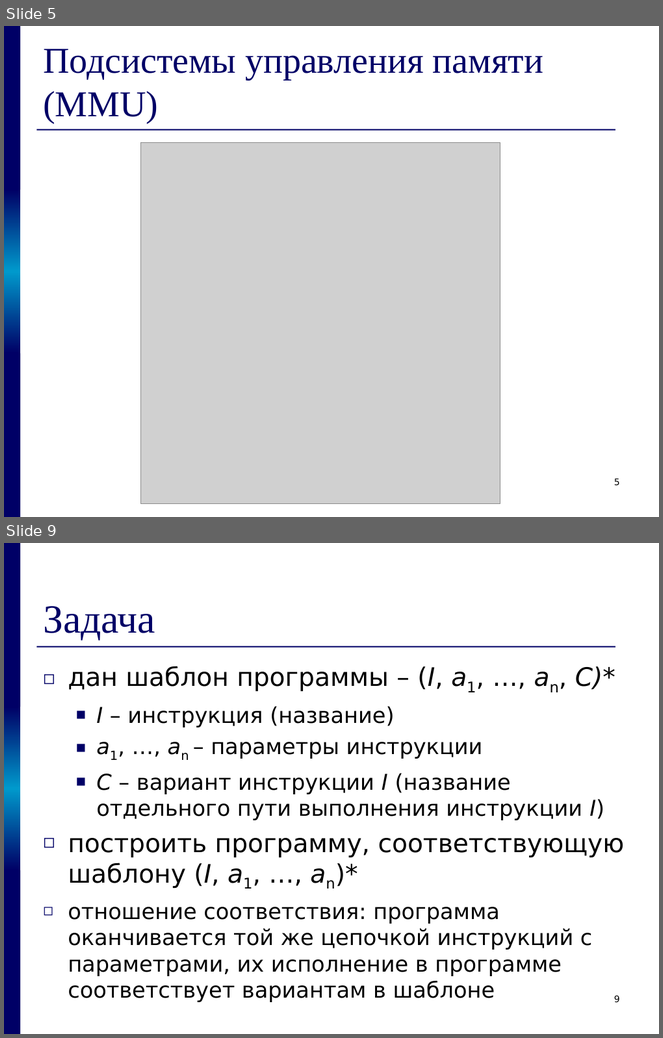
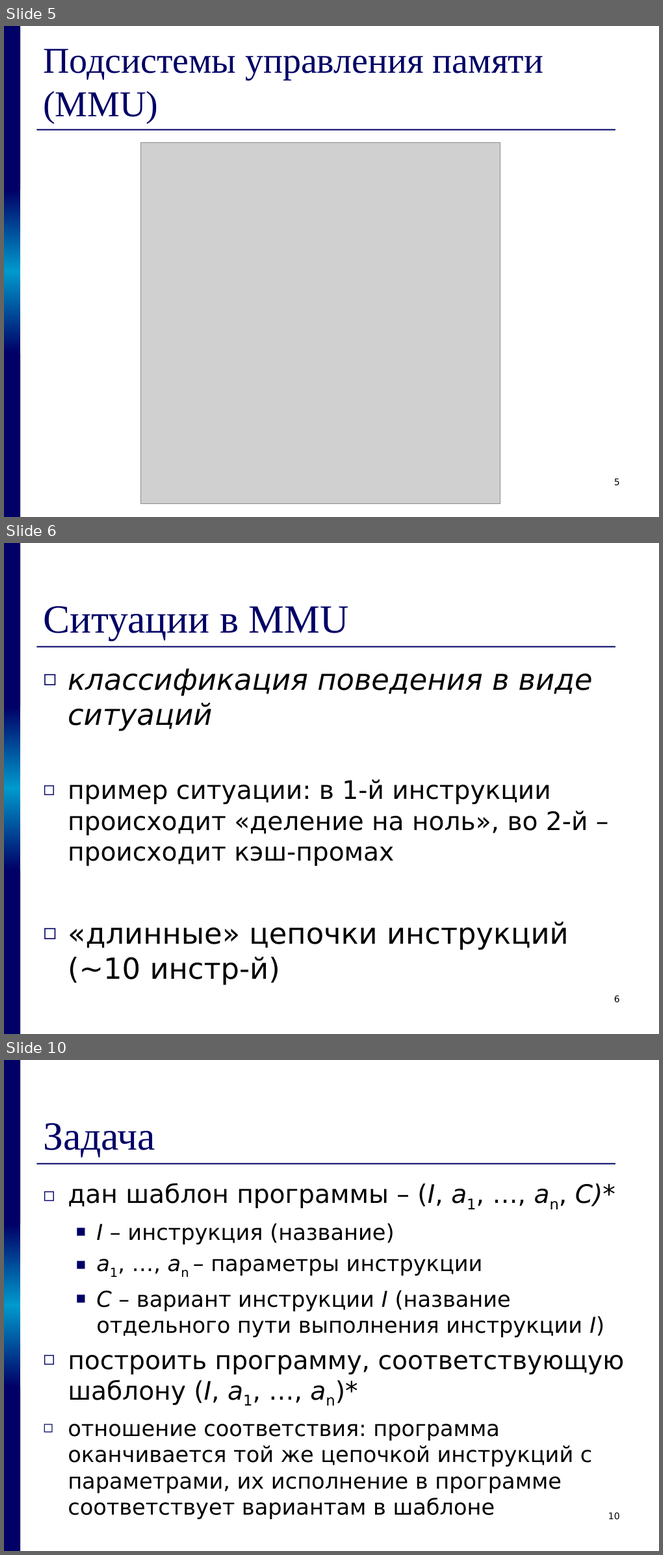
Before and after one commit to kornevgen/tesla-project, a slide deck: papers/THESIS/talks/pred/prethesis10.ppt. Shown one above the other, each under a label of ours: slides 5 and 9 before the commit, slides 5, 6 and 10 after it; the slides between them are not shown. The pictures are 663x1038 and 663x1555 pixels, drawn with LibreOffice and Linux fonts; fonts in the diff are those of the drawing; grey boxes stand for pictures. Boxes give left, top, right and bottom in pixels: in the first picture for what was removed or moved away, otherwise in the second. Text is boxed around its words. In the diff, an @@ line names an element or a change of style, - is before the commit and + after.

```diff
--- a/papers/THESIS/talks/pred/prethesis10.ppt
+++ b/papers/THESIS/talks/pred/prethesis10.ppt
@@ slide 6 added at bbox=[4, 543, 659, 1034], background #FFFFFF; not listed: 4 template elements that a slide beside it also shows @@
@@ title added at bbox=[43, 606, 349, 641], 44 pt, text #000066 @@
+Ситуации в MMU
@@ text added at bbox=[68, 668, 593, 986], 28 pt, text #000000 @@
+◻ классификация поведения в виде ситуаций
+◻ пример ситуации: в 1-й инструкции происходит «деление на ноль», во 2-й – происходит кэш-промах
+◻ «длинные» цепочки инструкций (~10 инстр-й)
@@ page number added at bbox=[614, 995, 620, 1003], 10 pt, text #000000 @@
+6
@@ what was slide 9 is now slide 10 @@
@@ page number at bbox=[608, 1512, 620, 1520]: text changed @@
-9
+10
```
Also in this commit, not shown: 9 slides changed.
